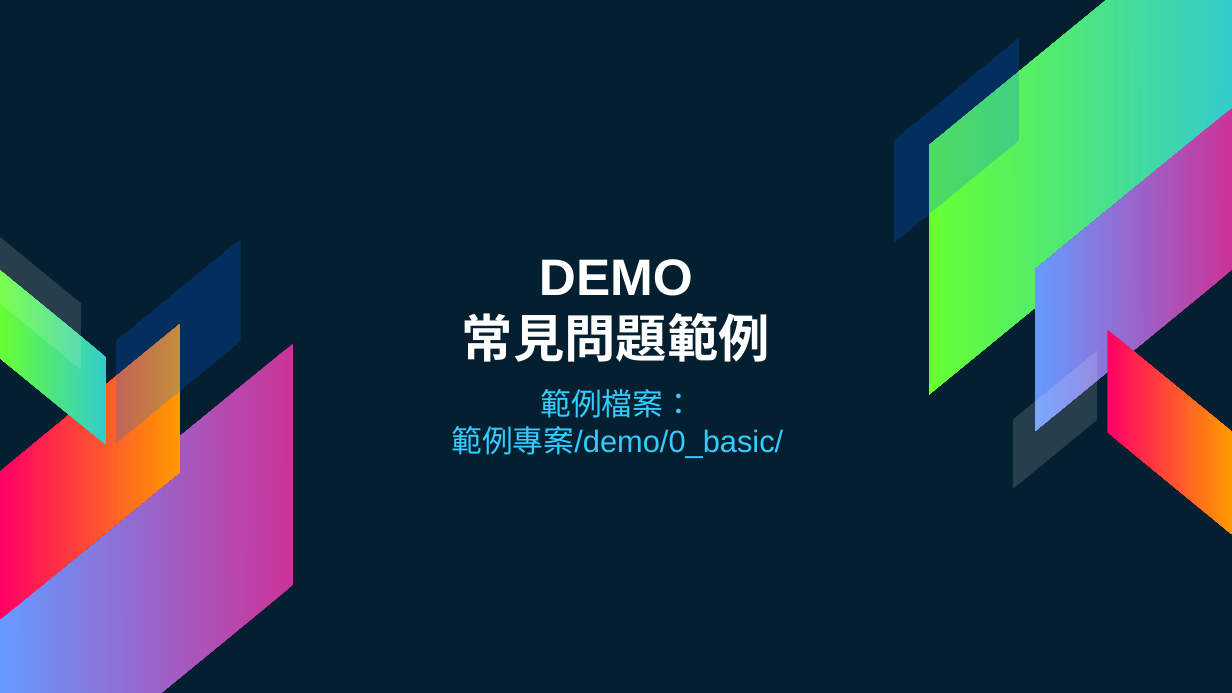
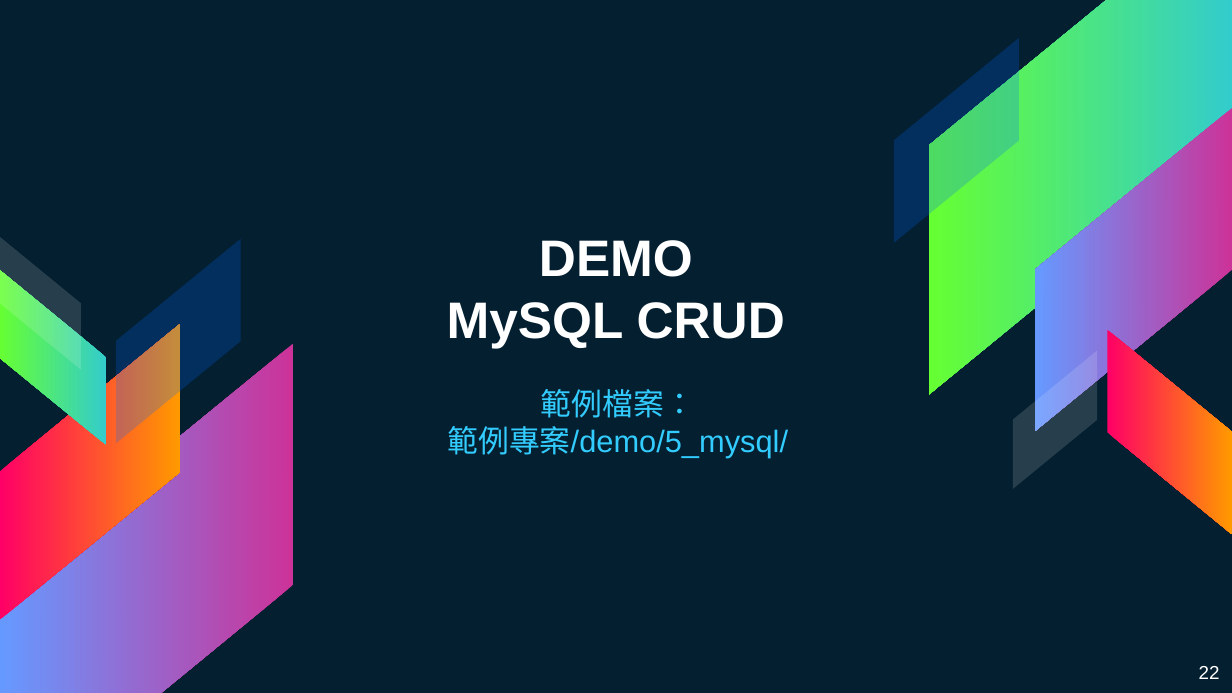
Before and after one commit to mmmaaaxxx77/NodeJS_YuanZe_Workshop, a slide deck: slide 22 of Documents/day2.pptx (slide 17 before the commit). Drawn at 1232x693 pixels with LibreOffice and Linux fonts; fonts in the diff are those of the drawing. Boxes give left, top, right and bottom in pixels: in the first picture for what was removed or moved away, otherwise in the second. Text is boxed around its words. In the diff, an @@ line names an element or a change of style, - is before the commit and + after.

Commit message:
新增專案檔與投影片

```diff
--- a/Documents/day2.pptx
+++ b/Documents/day2.pptx
@@ title added at [447,240,785,348], 30 pt, text #FFFFFF, bold @@
+DEMO
+MySQL CRUD
@@ title removed at [462,259,770,362] @@
-DEMO
-常見問題範例
@@ subtitle at [448,426,788,459]: text changed @@
-範例專案/demo/0_basic/
+範例專案/demo/5_mysql/
@@ page number added at [1199,666,1220,679], 11 pt, text #FFFFFF @@
+22
```
Also in this commit, not shown: 10 other slides changed, 12 slides added, 16 slides removed, 31 other files.
